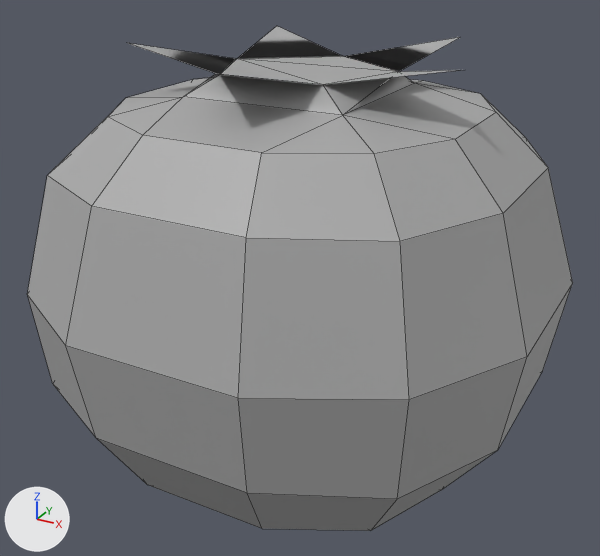
Renders of the FBX model Assets/Models/Fruites/Arandano.fbx from each side of a commit.
Rendered twice from a 50 mm camera at (0.2293, -0.2161, -0.0147) aimed at (0.1942, -0.1523, -0.0467). The axes (+X, +Y, +Z) are drawn at lower left. The lights are the same throughout. Mesh edges are drawn as thin lines. Where no turn or scale is listed for an object, it has been applied to the vertices.

Script lines for the objects in view, before the commit:
```python
me_mesh = bpy.data.meshes.new('Mesh')
me_mesh.from_pydata(...)  # 90 vertices, 97 faces; spans x -0.0331..0.0137, y -0.0332..0.0137, z -0.0067..0.034
me_mesh.materials.append(mat_standardsurface1)  # grey #aaaaaa
ob_arandano = bpy.data.objects.new('Arandano', me_mesh)
ob_arandano.location = (0.2041, -0.1419, -0.0594)
```
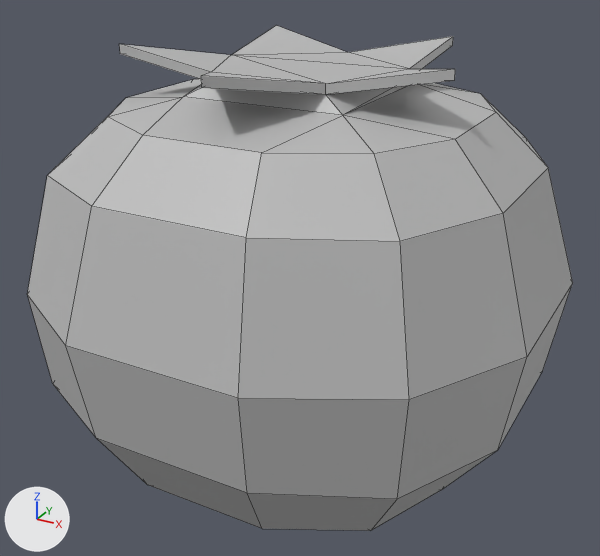
Diff of the bpy script that builds the scene:
```diff
--- a/Assets/Models/Fruites/Arandano.fbx.py
+++ b/Assets/Models/Fruites/Arandano.fbx.py
@@ mat_lambert2 @@
+mat_lambert2 = principled_material('lambert2')
+mat_lambert2.base_color = (0.5, 0.5, 0.5)  # grey #bcbcbc
@@ me_mesh @@
 # used by ob_arandano; location = (0.2041, -0.1419, -0.0594)
-me_mesh.from_pydata(...)  # 90 vertices, 97 faces; spans x -0.0331..0.0137, y -0.0332..0.0137, z -0.0067..0.034
+me_mesh.from_pydata(...)  # 100 vertices, 112 faces; spans x -0.0331..0.0137, y -0.0332..0.0137, z -0.0067..0.0341
+# me_mesh part 1
+# 5 vertices are removed from x -0.0253..0.0057, y -0.024..0.0034, z 0.034
+# 8 faces are deleted
+# 5 vertices move from x -0.0178..-0.0021, y -0.016..-0.002, z 0.0323 to x -0.0186..-0.0013, y -0.0165..-0.0011, z 0.0317
+# 5 vertices are added at (-0.0097, -0.0253, 0.0332), (-0.001, 0.0033, 0.0332), (0.0051, -0.0139, 0.0332), (-0.025, -0.0159, 0.0332), (-0.0197, 0.0024, 0.0332)
+# 5 new vertices lie (0.0, 0.0, 0.0008) away from vertices in x -0.0178..-0.0021, y -0.016..-0.002, z 0.0323
+# 5 new vertices lie (0.0, 0.0, 0.0009) away from vertices in x -0.025..0.0051, y -0.0253..0.0033, z 0.0332
+# 23 new faces join them
+# me_mesh part 2: 89 faces spanning x -0.0331..0.0137, y -0.0332..0.0137, z -0.0067..0.0317 switch from mat_standardsurface1 (grey #aaaaaa) to mat_lambert2 (grey #bcbcbc)
```

Boxes [x1, y1, x2, y2] around the edits, measured in the pictures (600 x 556 px):
'Arandano', reshaped
    before: [27, 26, 573, 531]
    after: [27, 25, 573, 531]
part 1 of me_mesh, built on
    before: [128, 26, 460, 115]
    after: [119, 25, 455, 115]
part 2 of me_mesh, recoloured
    both: [27, 79, 562, 499]
